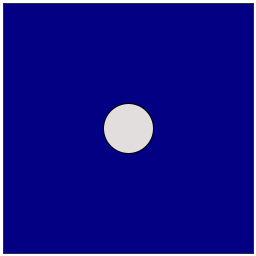
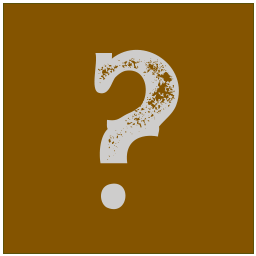
The second 256 × 256 image is a revision of the first. Changes to its layers:
hid "Elipse 1" over [103, 103, 154, 154]
added layer "?" above "Rectángulo 1" over [94, 49, 179, 210]
painted on "Rectángulo 1" over [3, 3, 254, 254]
